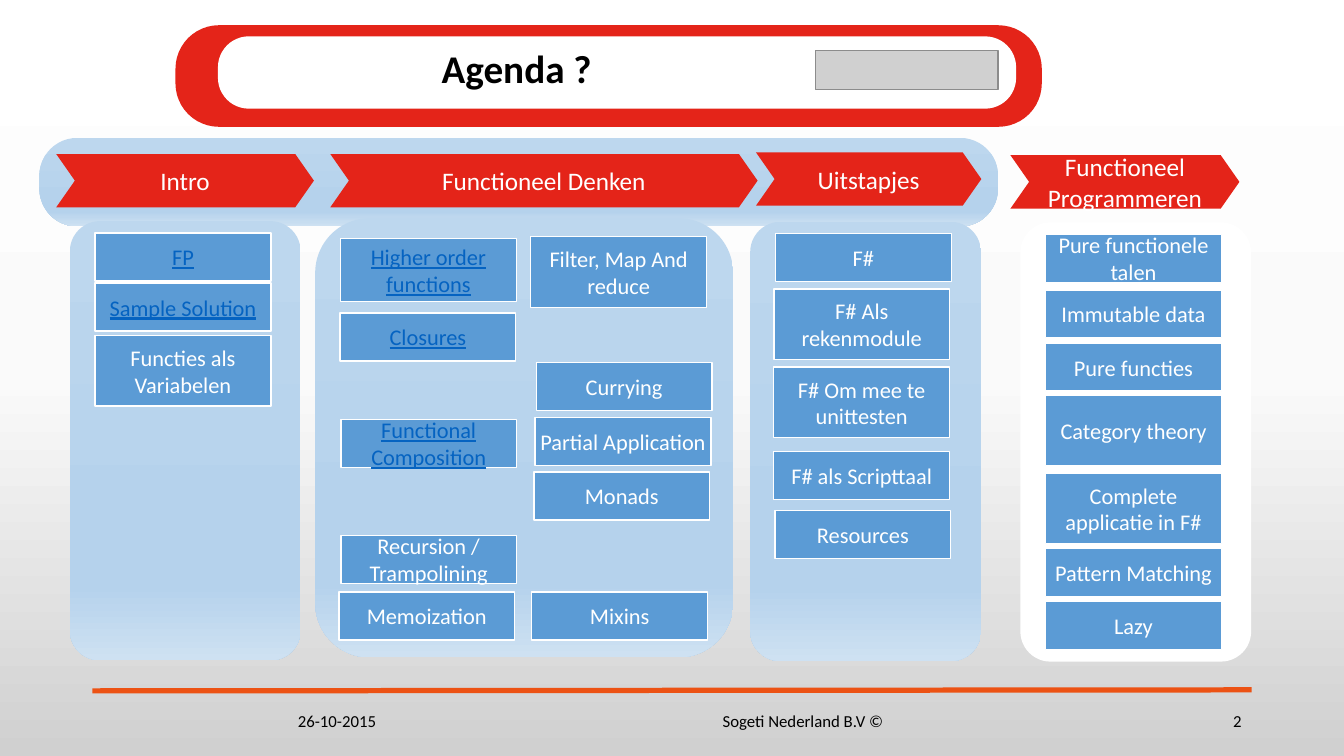
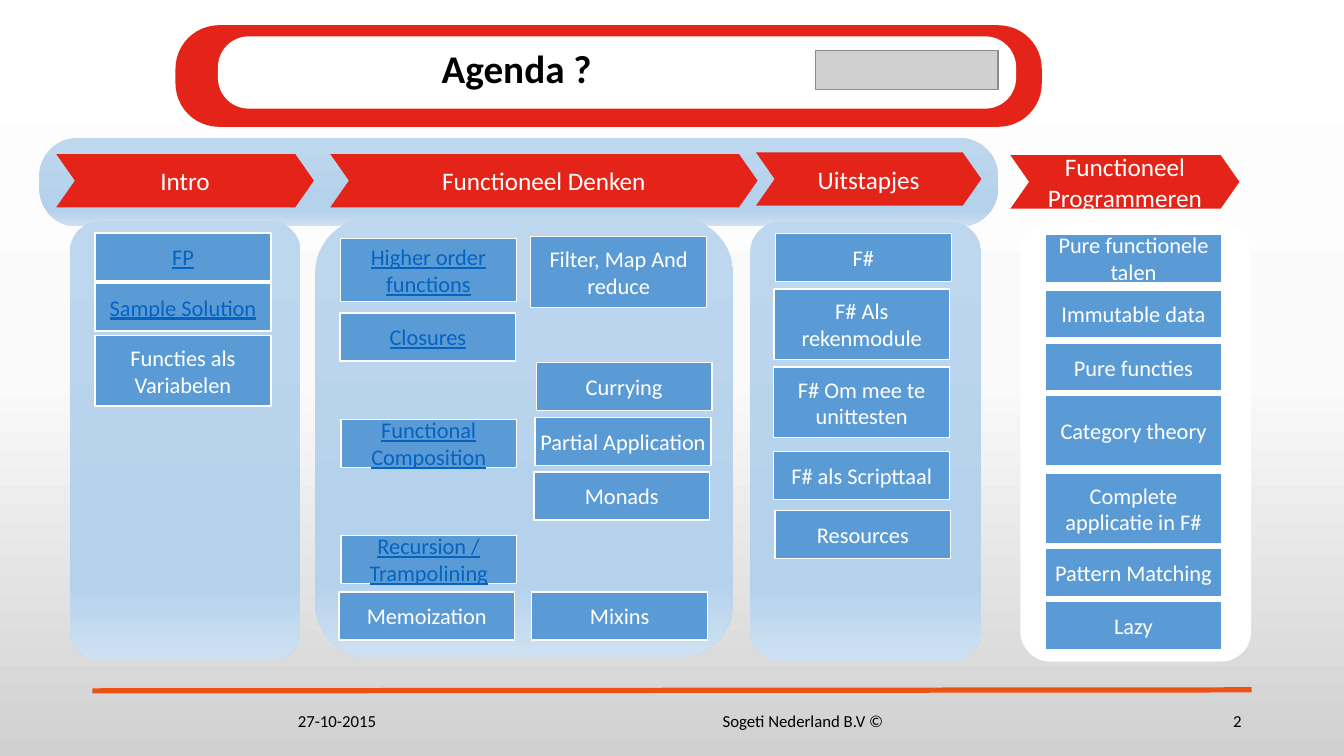
Before and after one commit to KeesDijk/FunctionalThinking, a slide deck: slide 2 of FunctionalThinking.pptx. Drawn at 1344x756 pixels with LibreOffice and Linux fonts; fonts in the diff are those of the drawing; grey boxes stand for pictures; background and template pictures are left out. Boxes give left, top, right and bottom in pixels: in the first picture for what was removed or moved away, otherwise in the second. Text is boxed around its words. In the diff, an @@ line names an element or a change of style, - is before the commit and + after.

```diff
--- a/FunctionalThinking.pptx
+++ b/FunctionalThinking.pptx
@@ rectangle "Recursion / Trampolining" at <box>341,535,516,584</box>: text colour #FFFFFF to #0563C1, underline on @@
@@ text at <box>298,716,376,727</box>: text changed @@
-26-10-2015
+27-10-2015
```
Also in this commit, not shown: 11 other slides changed, 3 slides added, 8 other files.
